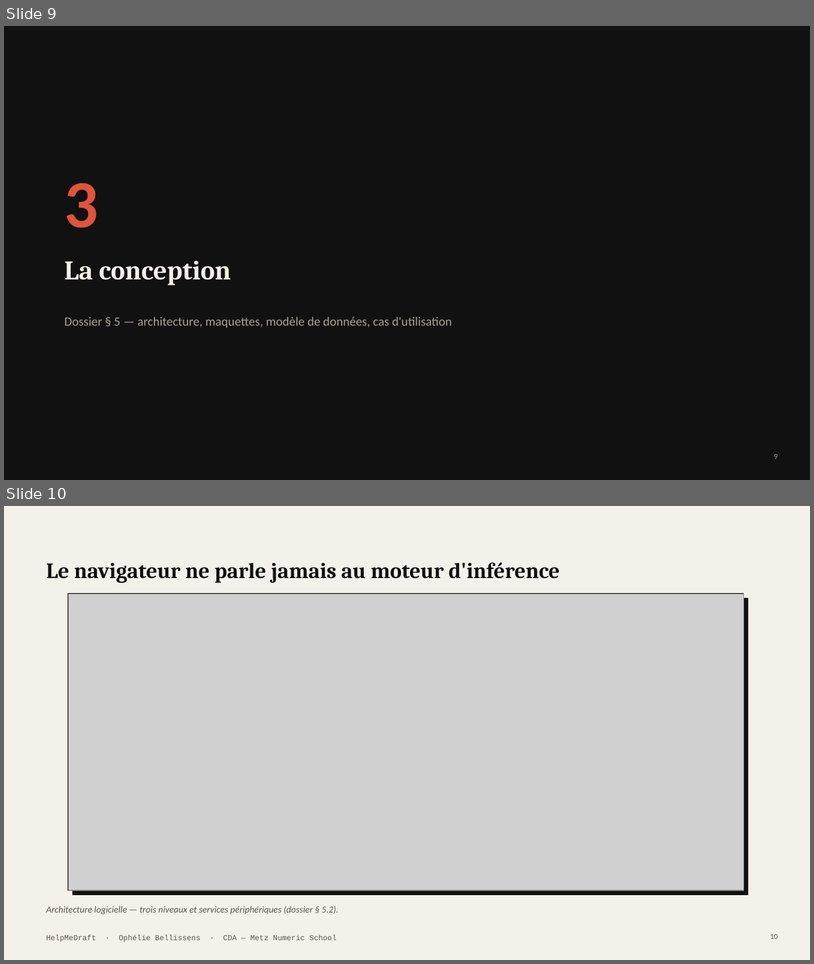
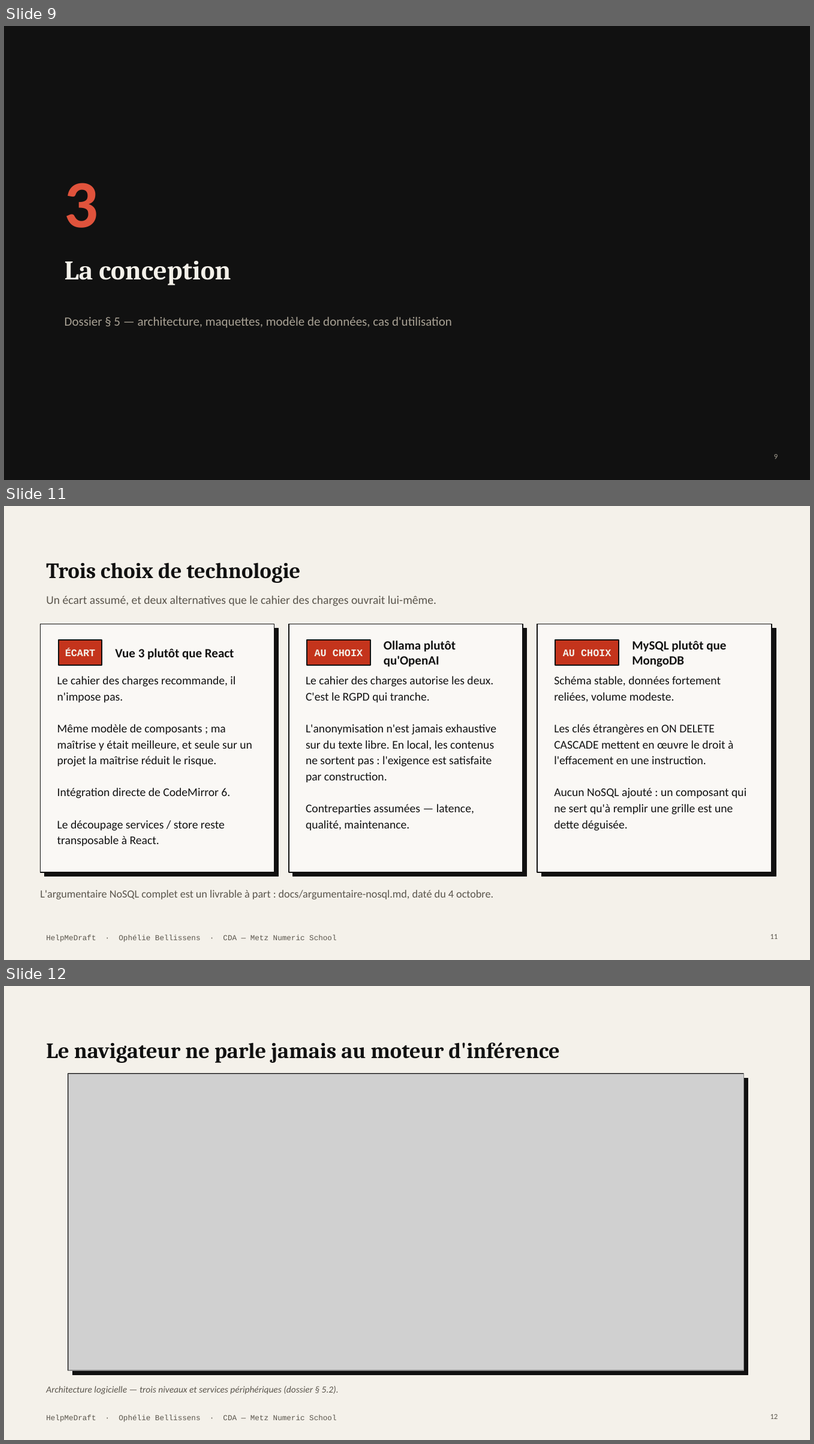
Before and after one commit to Equinoxya/HelpMeDraft---projet-fil-rouge, a slide deck: docs/Soutenance-HelpMeDraft.pptx. Shown one above the other, each under a label of ours: slides 9 and 10 before the commit, slides 9, 11 and 12 after it; the slides between them are not shown. The pictures are 814x964 and 814x1444 pixels, drawn with LibreOffice and Linux fonts; fonts in the diff are those of the drawing; grey boxes stand for pictures. Boxes give left, top, right and bottom in pixels: in the first picture for what was removed or moved away, otherwise in the second. Text is boxed around its words. In the diff, an @@ line names an element or a change of style, - is before the commit and + after.

```diff
--- a/docs/Soutenance-HelpMeDraft.pptx
+++ b/docs/Soutenance-HelpMeDraft.pptx
@@ slide 11 added at box(4, 506, 810, 960), background #F4F1EA; not listed: 1 template element that a slide beside it also shows @@
@@ title added at box(46, 562, 300, 583), 26 pt, text #111111, bold @@
+Trois choix de technologie
@@ text added at box(46, 595, 437, 606), 14 pt, text #5A554C @@
+Un écart assumé, et deux alternatives que le cahier des charges ouvrait lui-même.
@@ rectangle added at box(40, 624, 275, 872), fill #FAF8F5, outline #111111 1.25 pt @@
@@ rectangle added at box(45, 628, 279, 876), fill #111111, outline #111111 0.75 pt @@
@@ rectangle added at box(289, 624, 523, 872), fill #FAF8F5, outline #111111 1.25 pt @@
@@ rectangle added at box(293, 628, 527, 876), fill #111111, outline #111111 0.75 pt @@
@@ rectangle added at box(537, 624, 772, 872), fill #FAF8F5, outline #111111 1.25 pt @@
@@ rectangle added at box(542, 628, 777, 876), fill #111111, outline #111111 0.75 pt @@
@@ rectangle added at box(59, 640, 102, 665), fill #C4341C, outline #111111 1.25 pt @@
@@ text added at box(65, 649, 95, 656), 12 pt, text #F4F1EA, bold @@
+ÉCART
@@ text added at box(115, 648, 234, 660), 15 pt, text #111111, bold @@
+Vue 3 plutôt que React
@@ rectangle added at box(307, 640, 371, 665), fill #C4341C, outline #111111 1.25 pt @@
@@ text added at box(315, 649, 363, 656), 12 pt, text #F4F1EA, bold @@
+AU CHOIX
@@ text added at box(384, 640, 456, 667), 15 pt, text #111111, bold @@
+Ollama plutôt qu'OpenAI
@@ rectangle added at box(556, 640, 619, 665), fill #C4341C, outline #111111 1.25 pt @@
@@ text added at box(563, 649, 611, 656), 12 pt, text #F4F1EA, bold @@
+AU CHOIX
@@ text added at box(632, 640, 726, 667), 15 pt, text #111111, bold @@
+MySQL plutôt que MongoDB
@@ text added at box(57, 676, 252, 846), 14 pt, text #111111 @@
+Le cahier des charges recommande, il n'impose pas.
+Même modèle de composants ; ma maîtrise y était meilleure, et seule sur un projet la maîtrise réduit le risque.
+Intégration directe de CodeMirror 6.
+Le découpage services / store reste transposable à React.
@@ text added at box(306, 676, 497, 830), 14 pt, text #111111 @@
+Le cahier des charges autorise les deux. C'est le RGPD qui tranche.
+L'anonymisation n'est jamais exhaustive sur du texte libre. En local, les contenus ne sortent pas : l'exigence est satisfaite par construction.
+Contreparties assumées — latence, qualité, maintenance.
@@ text added at box(554, 676, 747, 831), 14 pt, text #111111 @@
+Schéma stable, données fortement reliées, volume modeste.
+Les clés étrangères en ON DELETE CASCADE mettent en œuvre le droit à l'effacement en une instruction.
+Aucun NoSQL ajouté : un composant qui ne sert qu'à remplir une grille est une dette déguisée.
@@ text added at box(40, 889, 494, 899), 13 pt, text #5A554C @@
+L'argumentaire NoSQL complet est un livrable à part : docs/argumentaire-nosql.md, daté du 4 octobre.
@@ page number added at box(771, 934, 779, 939), 9 pt, text #5A554C @@
+11
@@ what was slide 10 is now slide 12 @@
@@ page number at box(771, 1414, 779, 1419): text changed @@
-10
+12
```
Also in this commit, not shown: 1 other slide added, 4 other files.
